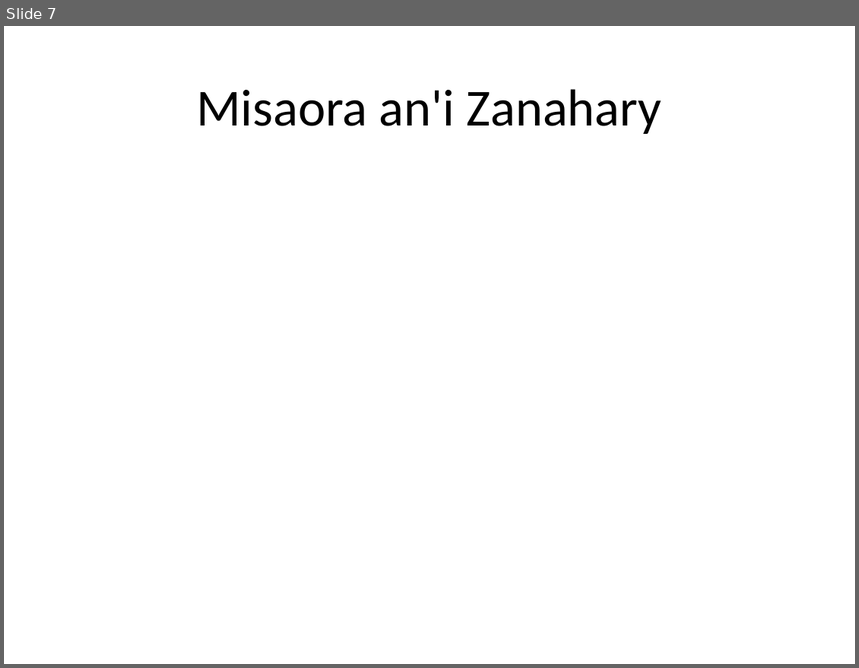
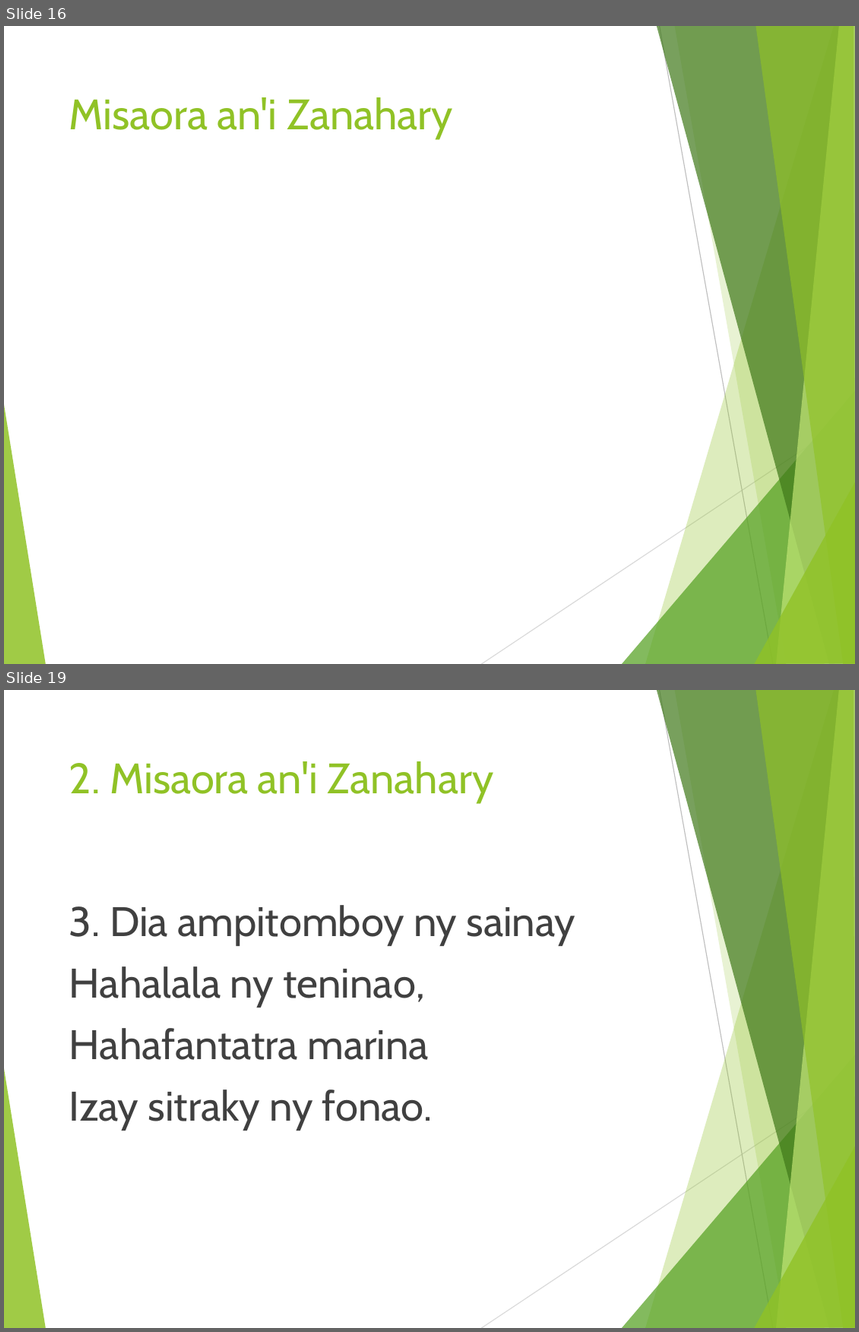
Before and after one commit to jojoX94/Powerpoint-cli--Python, a slide deck: chants.pptx. Shown one above the other, each under a label of ours: slide 7 before the commit, slides 16 and 19 after it; the slides between them are not shown. The pictures are 859x668 and 859x1332 pixels, drawn with LibreOffice and Linux fonts; fonts in the diff are those of the drawing. Boxes give left, top, right and bottom in pixels: in the first picture for what was removed or moved away, otherwise in the second. Text is boxed around its words. In the diff, an @@ line names an element or a change of style, - is before the commit and + after.

Commit message:
Apply default theme in powerpoint  to presentation

```diff
--- a/chants.pptx
+++ b/chants.pptx
@@ slide 19 added at [4, 690, 855, 1328], background #FFFFFF; not listed: 10 template elements that a slide beside it also shows @@
@@ title added at [69, 761, 494, 802], 36 pt, text #90C226 @@
+2. Misaora an'i Zanahary
@@ text added at [69, 905, 576, 1130], 35 pt, text #404040 @@
+3. Dia ampitomboy ny sainay
+Hahalala ny teninao,
+Hahafantatra marina
+Izay sitraky ny fonao.
@@ what was slide 7 is now slide 16 @@
@@ slide 16 changed as well @@
@@ title "Misaora an'i Zanahary": place and size @@
-title "Misaora an'i Zanahary" at [196, 89, 662, 134]
+title "Misaora an'i Zanahary" at [69, 97, 453, 138]
@@ title "Misaora an'i Zanahary" at [69, 97, 453, 138]: size 44 to 36 pt, font Calibri to Cabin, text colour #000000 to #90C226; alignment centre to left; vertical alignment middle to top @@
@@ group added at [4, 26, 855, 664]: 8 freeform shapes, 2 lines @@
```
Also in this commit, not shown: 13 other slides changed, 22 other slides added, 3 other files.
